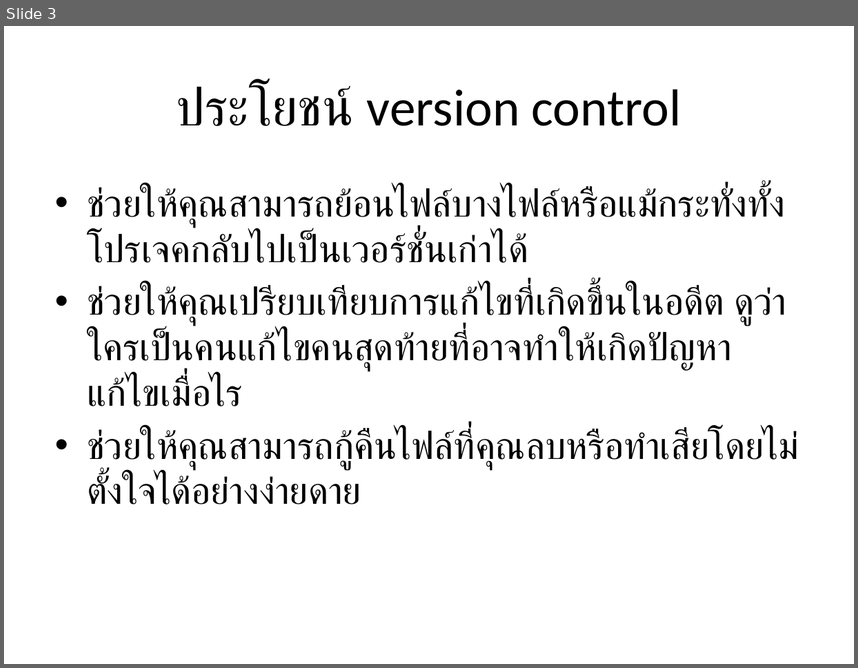
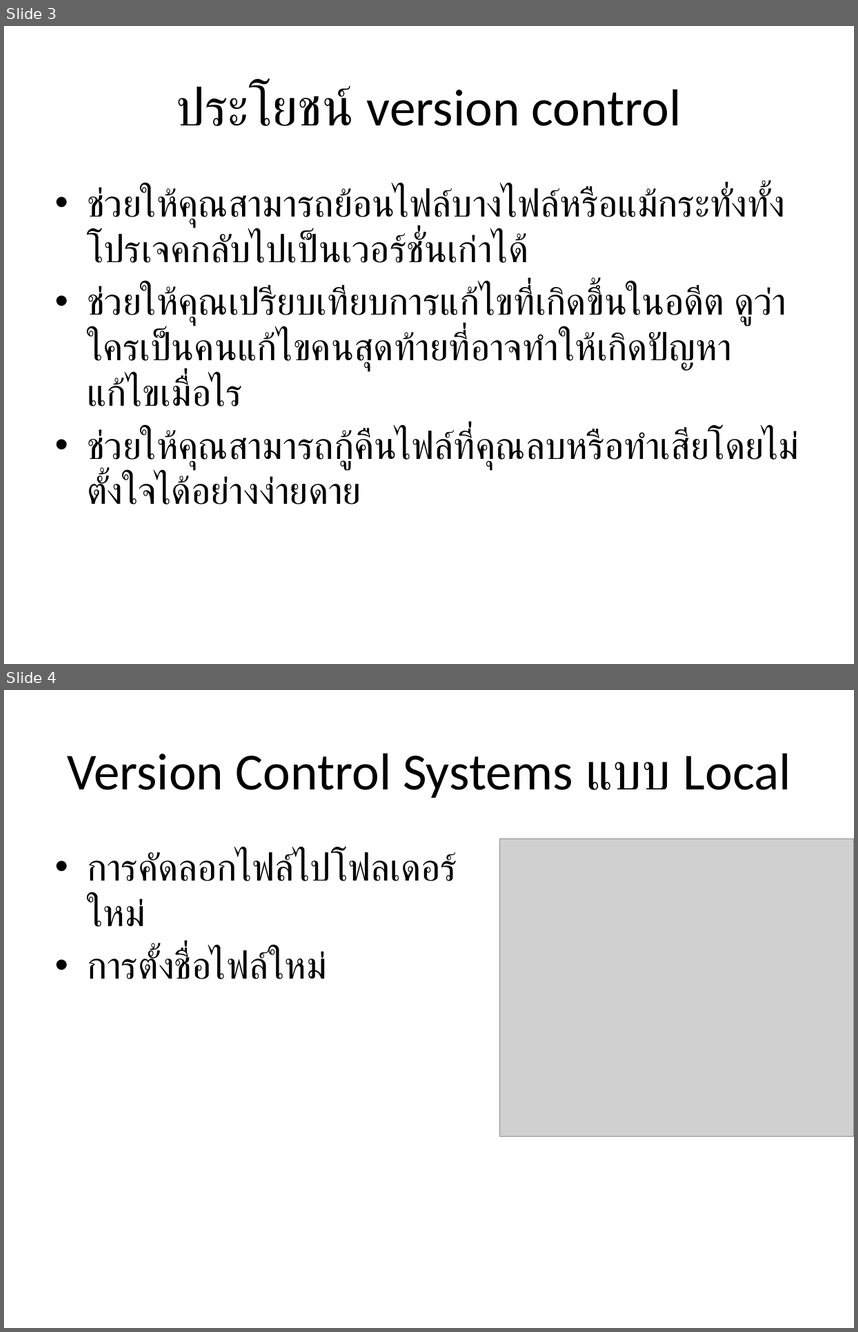
Before and after one commit to peerax/Presentation, a slide deck: git & versioncontrol.pptx. Shown one above the other, each under a label of ours: slide 3 before the commit, slides 3 and 4 after it. The pictures are 858x668 and 858x1332 pixels, drawn with LibreOffice and Linux fonts; fonts in the diff are those of the drawing; grey boxes stand for pictures. Boxes give left, top, right and bottom in pixels: in the first picture for what was removed or moved away, otherwise in the second. Text is boxed around its words. In the diff, an @@ line names an element or a change of style, - is before the commit and + after.

Commit message:
v0.2

```diff
--- a/git & versioncontrol.pptx
+++ b/git & versioncontrol.pptx
@@ slide 4 added at (x1=4, y1=690, x2=854, y2=1328), background #FFFFFF @@
@@ title added at (x1=67, y1=753, x2=791, y2=798), 44 pt, text #000000 @@
+Version Control Systems แบบ Local
@@ text added at (x1=87, y1=851, x2=457, y2=979), 32 pt, text #000000 @@
+• การคัดลอกไฟล์ไปโฟลเดอร์ใหม่
+• การตั้งชื่อไฟล์ใหม่
@@ picture added at (x1=499, y1=839, x2=854, y2=1136) @@
```
Also in this commit, not shown: 1 other slide added.
